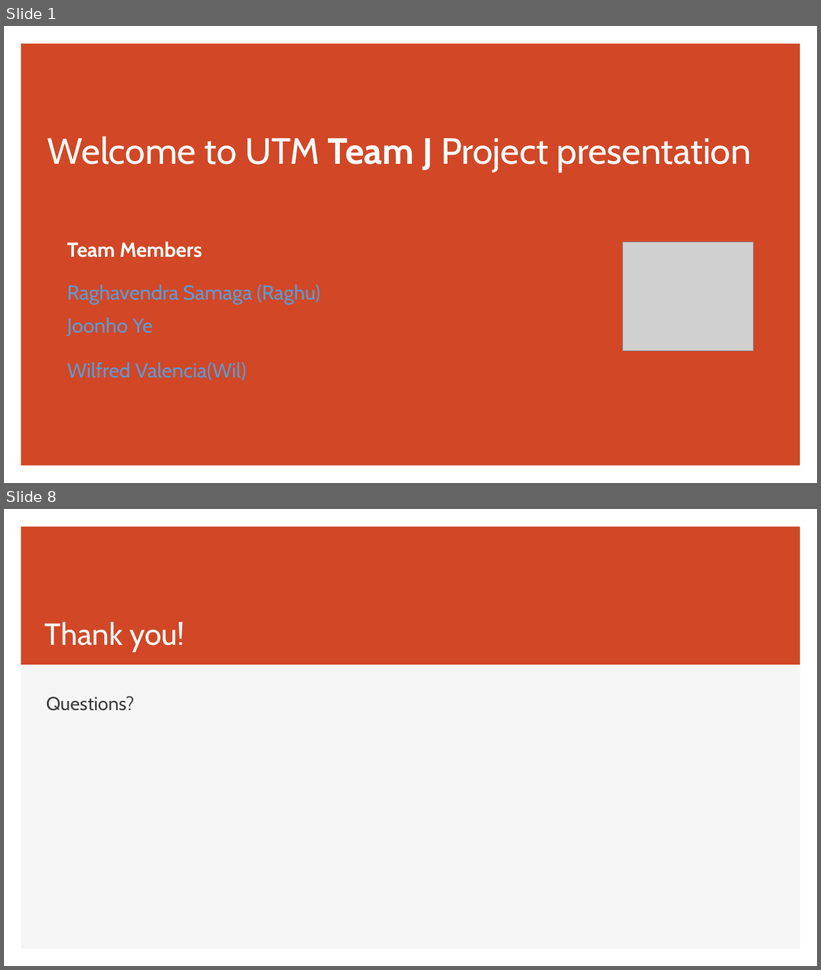
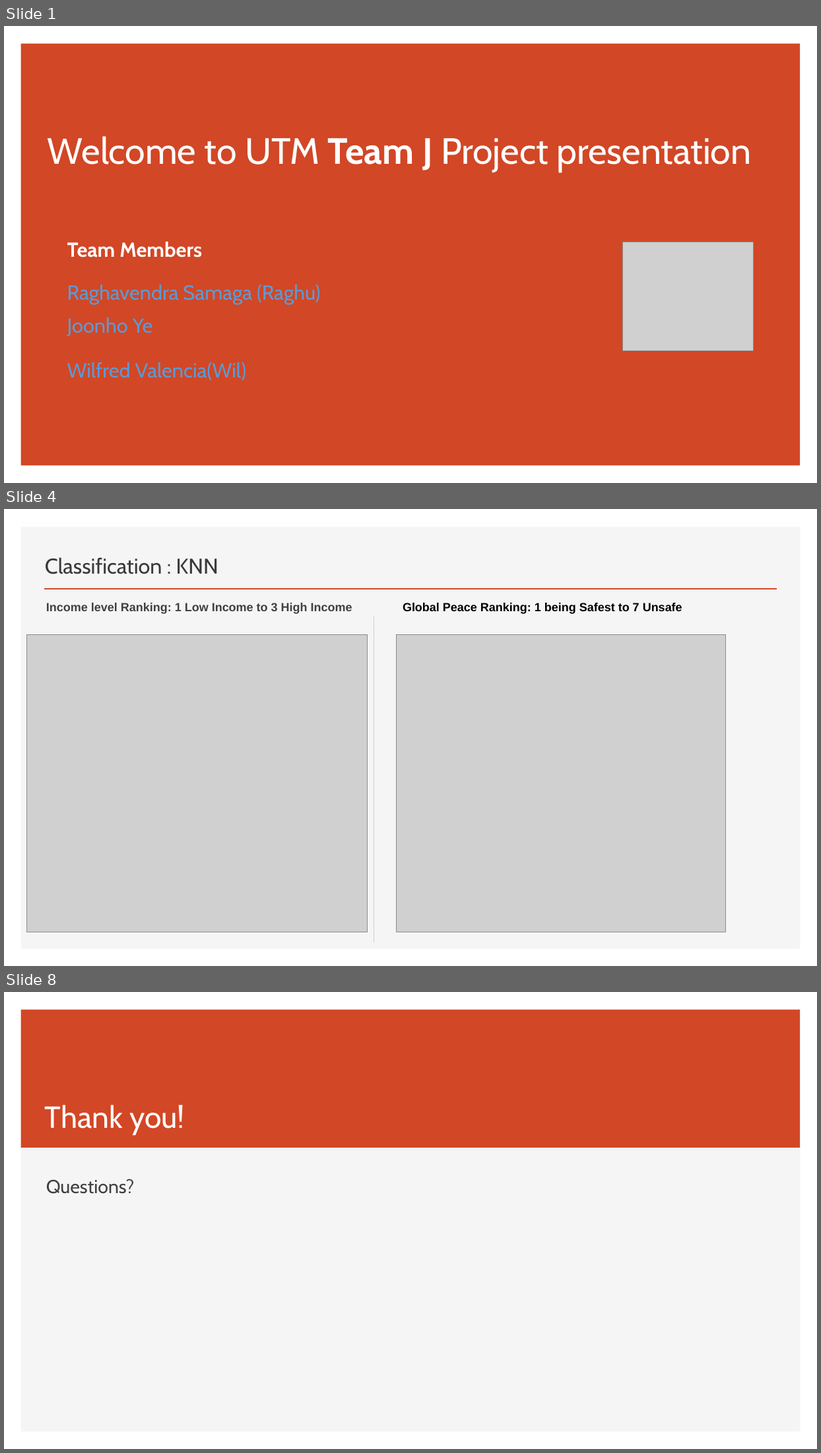
Before and after one commit to rsbtoronto/UofTTeamJTermProject, a slide deck: Welcome to Team J Project.pptx. Shown one above the other, each under a label of ours: slides 1 and 8 before the commit, slides 1, 4 and 8 after it; the slides between them are not shown. The pictures are 821x970 and 821x1453 pixels, drawn with LibreOffice and Linux fonts; fonts in the diff are those of the drawing; grey boxes stand for pictures. Boxes give left, top, right and bottom in pixels: in the first picture for what was removed or moved away, otherwise in the second. Text is boxed around its words. In the diff, an @@ line names an element or a change of style, - is before the commit and + after.

```diff
--- a/Welcome to Team J Project.pptx
+++ b/Welcome to Team J Project.pptx
@@ slide 4 added at box(4, 509, 817, 966), background #FFFFFF; not listed: 1 template element that a slide beside it also shows @@
@@ title added at box(45, 557, 218, 574), 25.2 pt, text #3B3838 @@
+Classification : KNN
@@ line added from (44, 589) to (777, 589), #D24726 2 pt @@
@@ text added at box(46, 603, 352, 614), 14 pt, text #404040, bold @@
+Income level Ranking: 1 Low Income to 3 High Income
@@ text added at box(403, 603, 682, 614), 14 pt, text #000000, bold @@
+Global Peace Ranking: 1 being Safest to 7 Unsafe
@@ line added from (374, 617) to (374, 943), #D0CECE 0.75 pt @@
@@ picture added at box(26, 634, 367, 932) @@
@@ picture added at box(397, 634, 725, 932) @@
```
Also in this commit, not shown: 2 slides changed, 3 other slides added, 4 slides removed, 5 other files.
